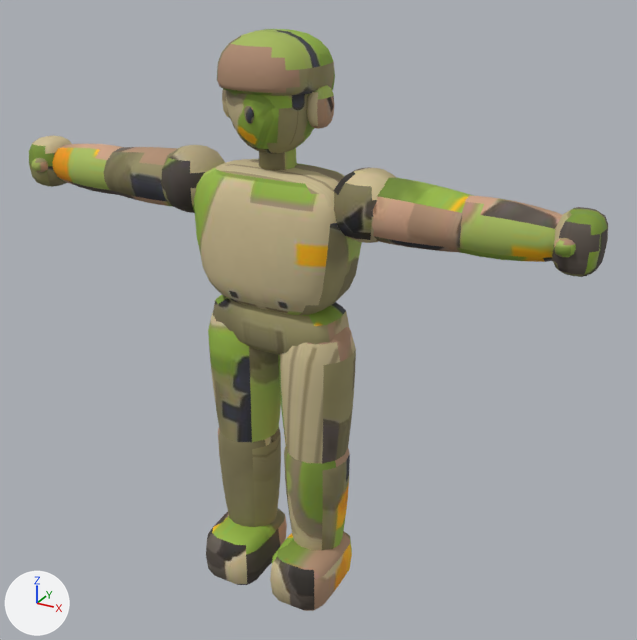
The glTF model models/rigged/kade.glb, before and after one commit.
Before and after are seen from a camera (50 mm lens) standing at (1.47, -2.4, 2.29) and looking at (0.11, 0.08, 1.05). The axes (+X, +Y, +Z) are drawn at lower left. The lights are the same throughout. The picture after the commit comes second. Vertices at exactly the same position are counted once.

In view in the first picture: 'kade'.
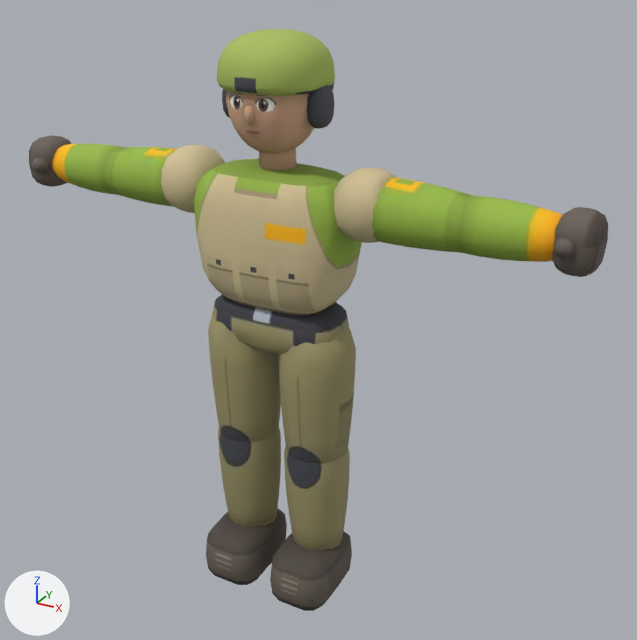
Pixel boxes (x1, y1, x2, y2) of what changed, in the pictures (637 x 640 px):
```json
{"part": 1, "of": "me_p", "change": "reshaped", "before": [94, 106, 480, 257], "after": [245, 106, 253, 110], "on screen": "mostly hidden"}
{"part": 2, "of": "me_p", "change": "deleted", "before": [212, 508, 350, 580]}
{"part": 3, "of": "me_p", "change": "surface changed", "before": [29, 29, 608, 611], "after": [29, 29, 608, 611]}
```

Scene script edits in JSON lines:
```json
{"block": "me_p", "where": "# used by ob_kade; location = (0.0, 0.0, 0.0)"}
{"op": "remove", "block": "me_p", "code": "me_p.from_pydata(...)  # 2890 vertices, 5424 faces; spans x -1.05..1.05, y -0.21..0.19, z -0.01..2.02"}
{"op": "add", "block": "me_p", "code": "me_p.from_pydata(...)  # 2760 vertices, 5424 faces; spans x -1.05..1.05, y -0.21..0.19, z -0.01..2.02"}
{"block": "me_p", "change": "me_p part 1: 8 vertices moved within x -0.15..0.15, y -0.15..0.04, z 1.82..1.86; 60 vertices removed from x -0.72..0.73, y -0.08..0.08, z 1.41..1.6"}
{"block": "me_p", "change": "me_p part 2: 68 vertices removed from x -0.24..0.26, y -0.18..0.12, z 0.09..0.2"}
{"block": "me_p", "change": "me_p part 3: 5100 kept faces spanning x -1.05..1.05, y -0.21..0.19, z -0.01..2.02 get new texture (UV) coordinates"}
{"block": "me_p", "change": "other edits to the shape of me_p do not show in these pictures"}
```
